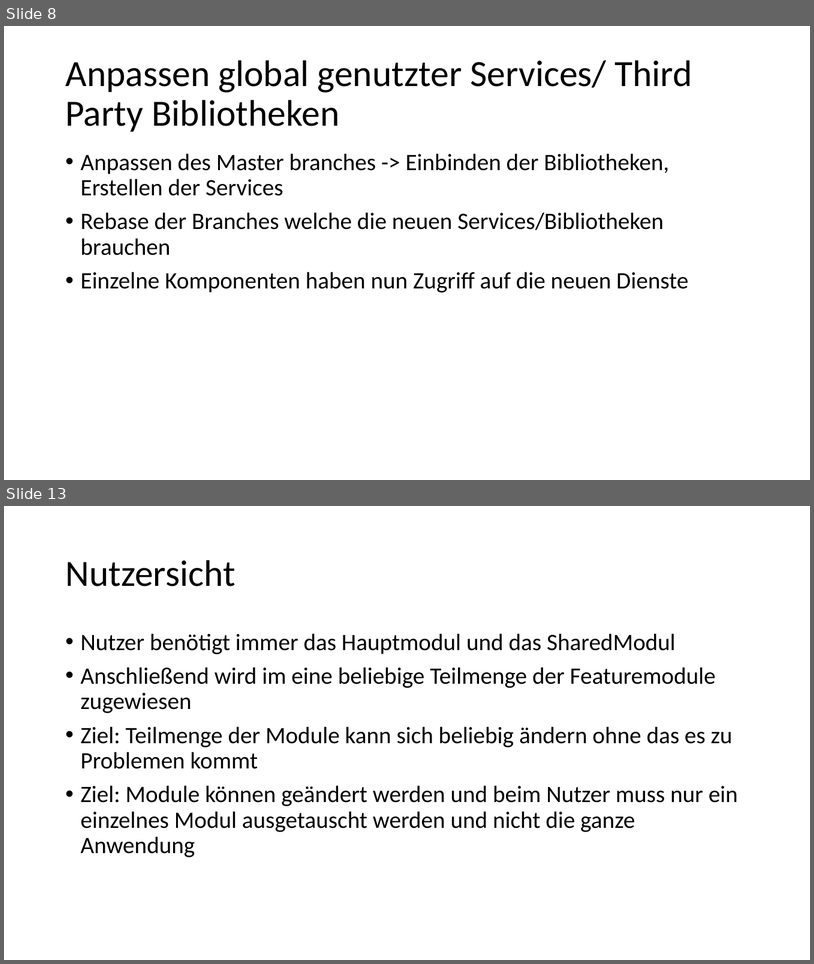
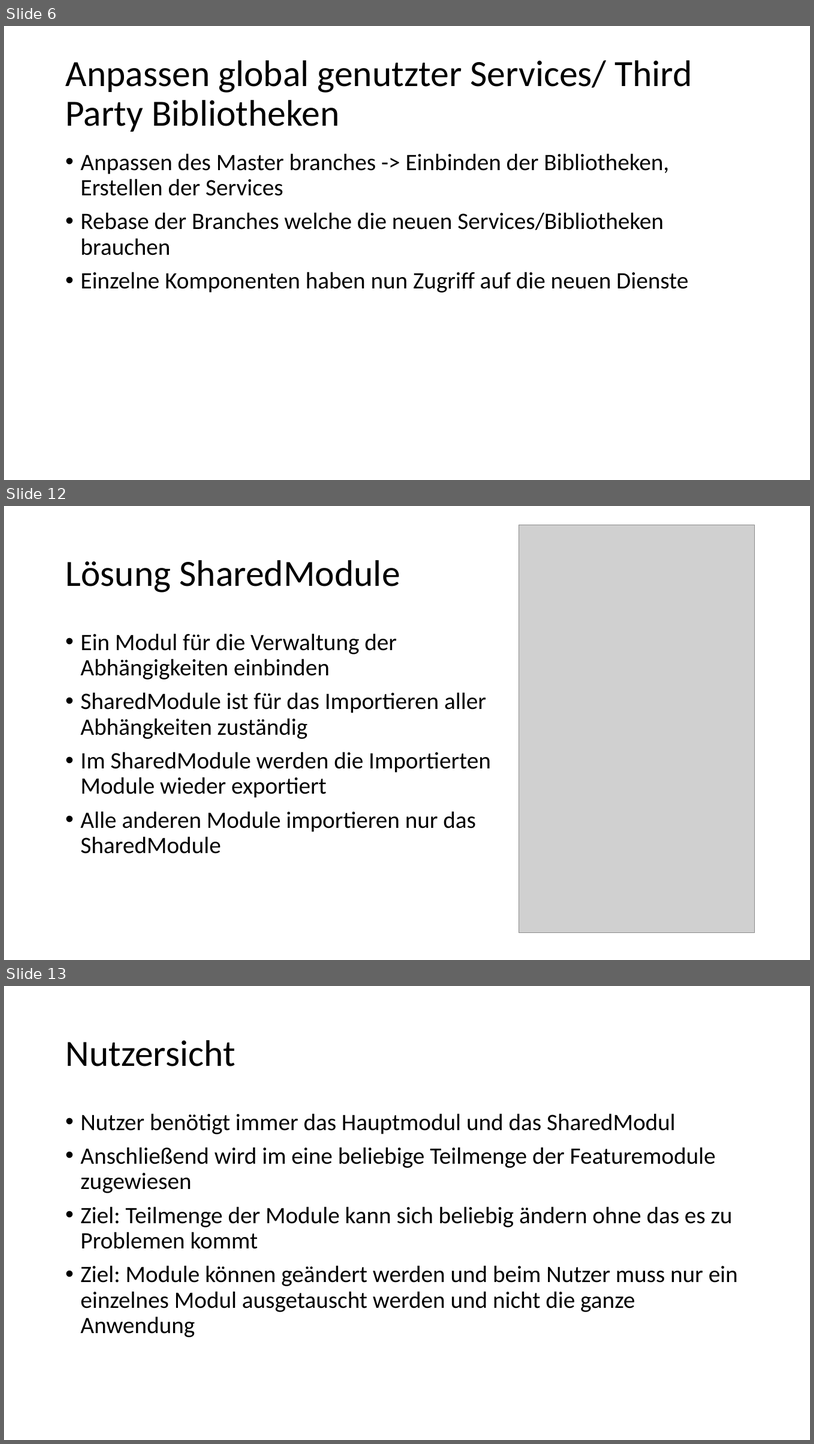
Before and after one commit to EnnoLohmann/AngularChunkReplacement, a slide deck: ChunkReplacement.pptx. Shown one above the other, each under a label of ours: slides 8 and 13 before the commit, slides 6, 12 and 13 after it; the slides between them are not shown. The pictures are 814x964 and 814x1444 pixels, drawn with LibreOffice and Linux fonts; fonts in the diff are those of the drawing; grey boxes stand for pictures. Boxes give left, top, right and bottom in pixels: in the first picture for what was removed or moved away, otherwise in the second. Text is boxed around its words. In the diff, an @@ line names an element or a change of style, - is before the commit and + after.

```diff
--- a/ChunkReplacement.pptx
+++ b/ChunkReplacement.pptx
@@ slide 12 added at (4, 506, 810, 960), background #FFFFFF @@
@@ picture added at (519, 525, 755, 933) @@
@@ title added at (65, 560, 400, 592), 44 pt, text #000000 @@
+Lösung SharedModule
@@ text added at (81, 633, 491, 853), 28 pt, text #000000 @@
+• Ein Modul für die Verwaltung der Abhängigkeiten einbinden
+• SharedModule ist für das Importieren aller Abhängkeiten zuständig
+• Im SharedModule werden die Importierten Module wieder exportiert
+• Alle anderen Module importieren nur das SharedModule
@@ what was slide 8 is now slide 6 @@
```
Also in this commit, not shown: 7 slides changed, 3 other slides added, 5 slides removed.
